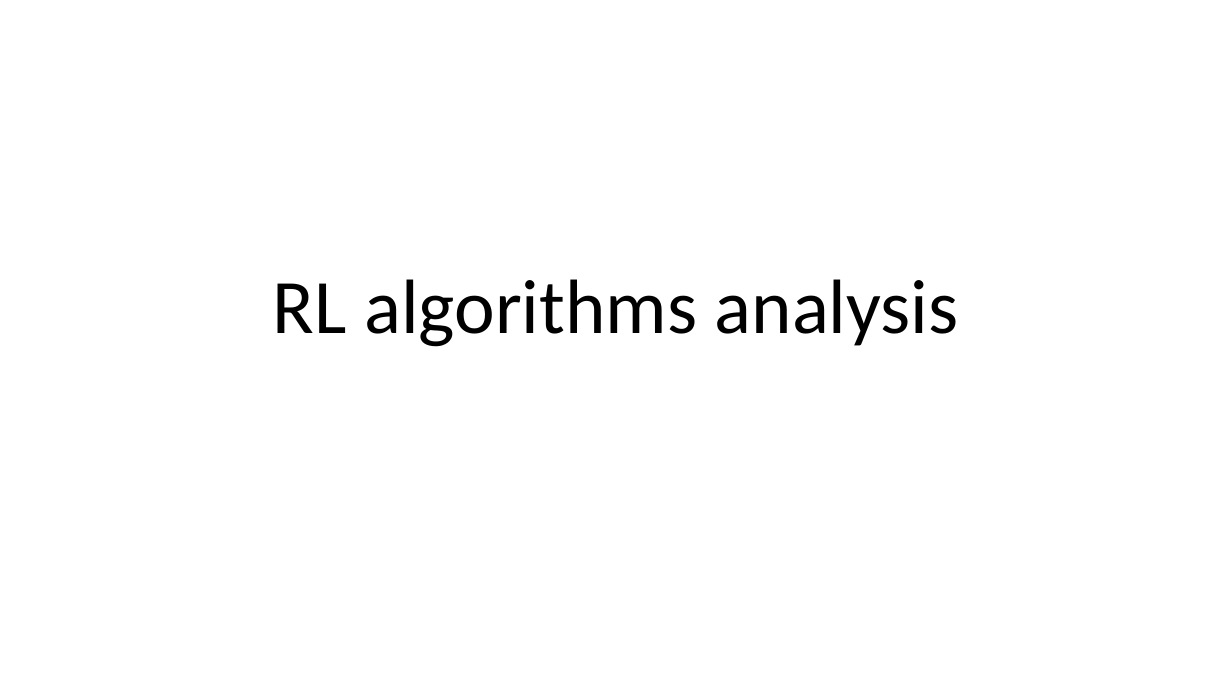
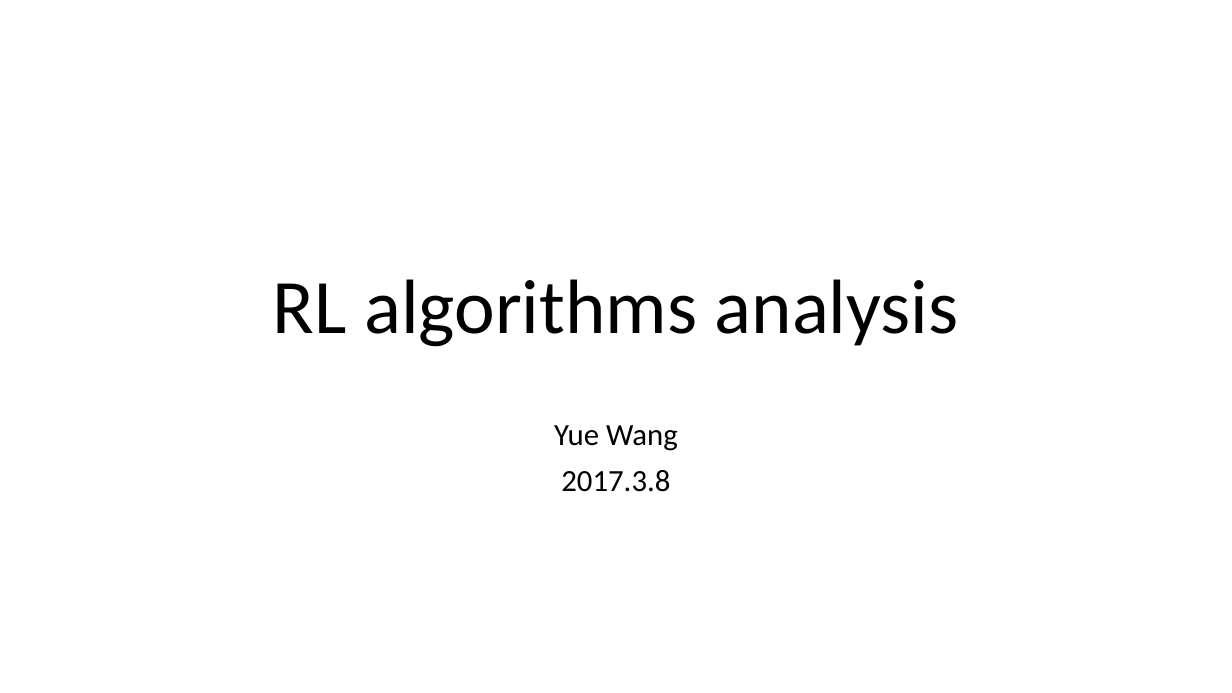
Before and after one commit to xfdywy/RL, a slide deck: slide 1 of RL analysis/RL analysis1.pptx. Drawn at 1232x693 pixels with LibreOffice and Linux fonts; fonts in the diff are those of the drawing. Boxes give left, top, right and bottom in pixels: in the first picture for what was removed or moved away, otherwise in the second. Text is boxed around its words. In the diff, an @@ line names an element or a change of style, - is before the commit and + after.

```diff
--- a/RL analysis/RL analysis1.pptx
+++ b/RL analysis/RL analysis1.pptx
@@ subtitle added at [554,425,678,492], 24 pt, text #000000 @@
+Yue Wang
+2017.3.8
```
Also in this commit, not shown: 11 other slides changed, 22 slides added, 3 slides removed, 1 other file.
